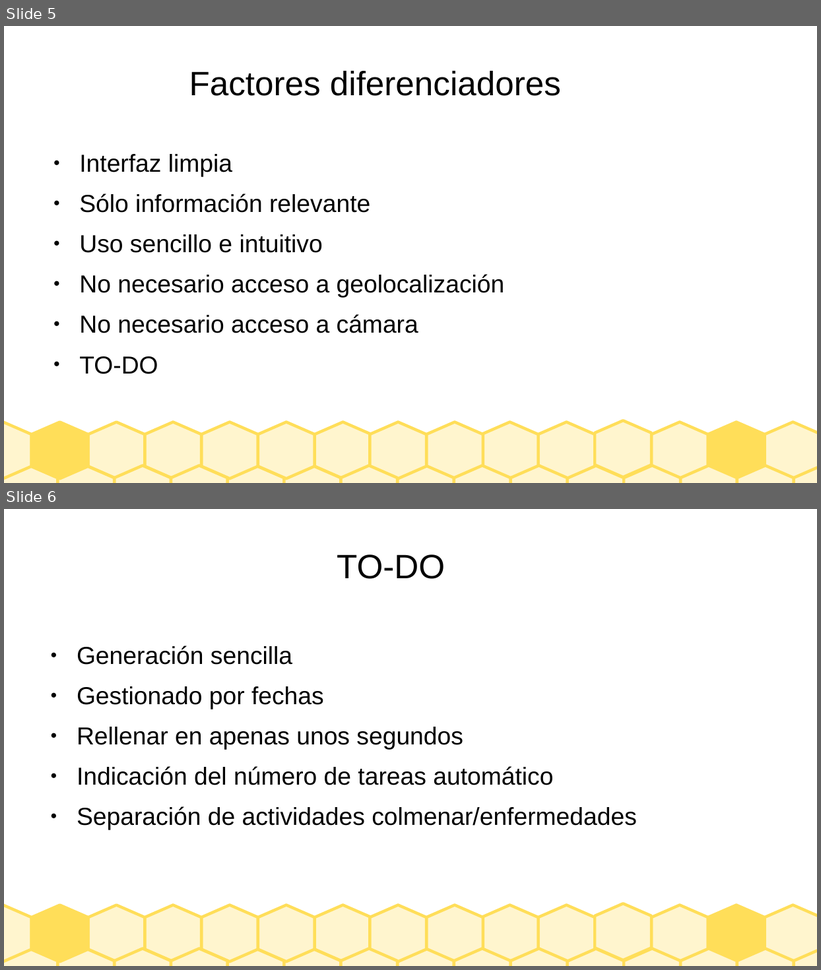
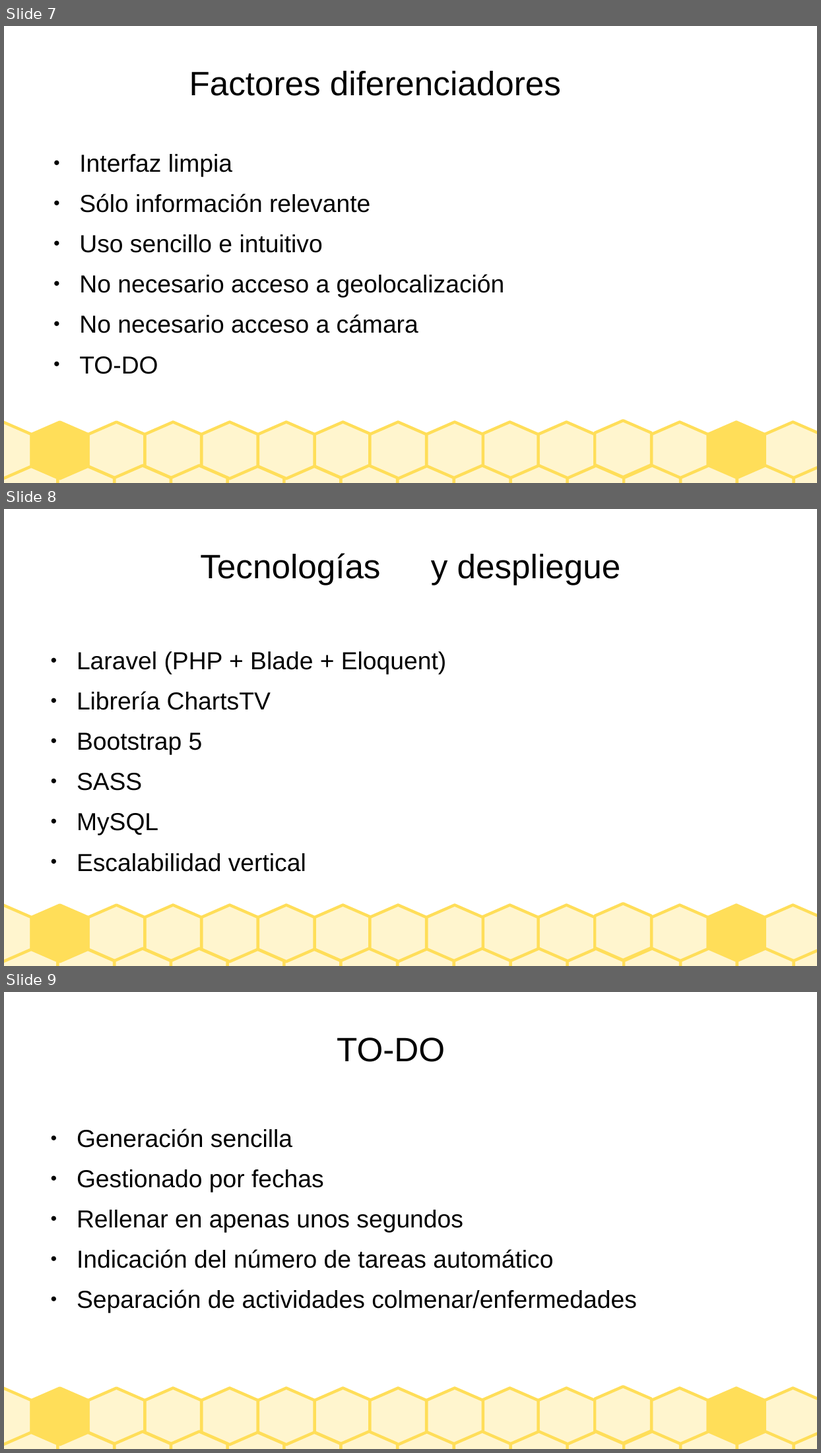
Before and after one commit to Ocklaf/PFC, a slide deck: PresentacionGesticolmenar.odp. Shown one above the other, each under a label of ours: slides 5 and 6 before the commit, slides 7, 8 and 9 after it. The pictures are 821x970 and 821x1453 pixels, drawn with LibreOffice and Linux fonts; fonts in the diff are those of the drawing. Boxes give left, top, right and bottom in pixels: in the first picture for what was removed or moved away, otherwise in the second. Text is boxed around its words. In the diff, an @@ line names an element or a change of style, - is before the commit and + after.

```diff
--- a/PresentacionGesticolmenar.odp
+++ b/PresentacionGesticolmenar.odp
@@ slide 8 added at (4,509,817,966), background #FFFFFF; not listed: 30 template elements that a slide beside it also shows @@
@@ title added at (200,553,621,586), 33 pt, text #000000 @@
+Tecnologías y despliegue
@@ text added at (77,652,446,872), 24 pt, text #000000 @@
+● Laravel (PHP + Blade + Eloquent)
+● Librería ChartsTV
+● Bootstrap 5
+● SASS
+● MySQL
+● Escalabilidad vertical
@@ what was slide 5 is now slide 7 @@
@@ what was slide 6 is now slide 9 @@
```
Also in this commit, not shown: 2 slides changed, 2 other slides added, 1 other file.
